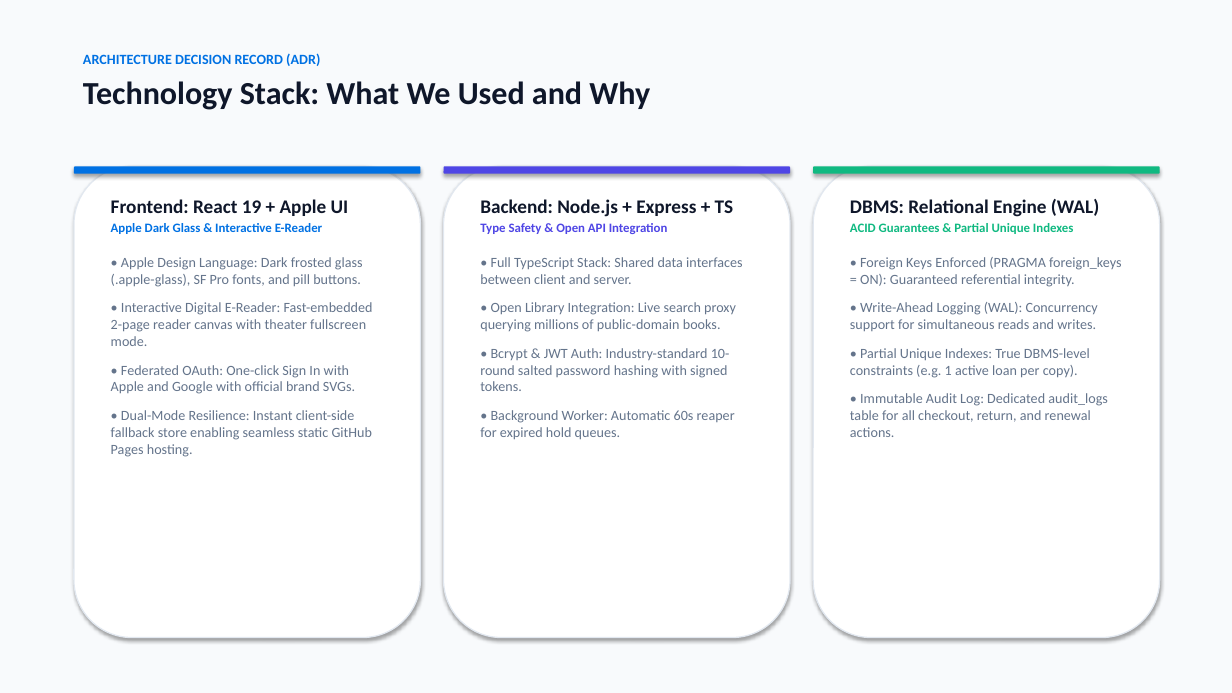
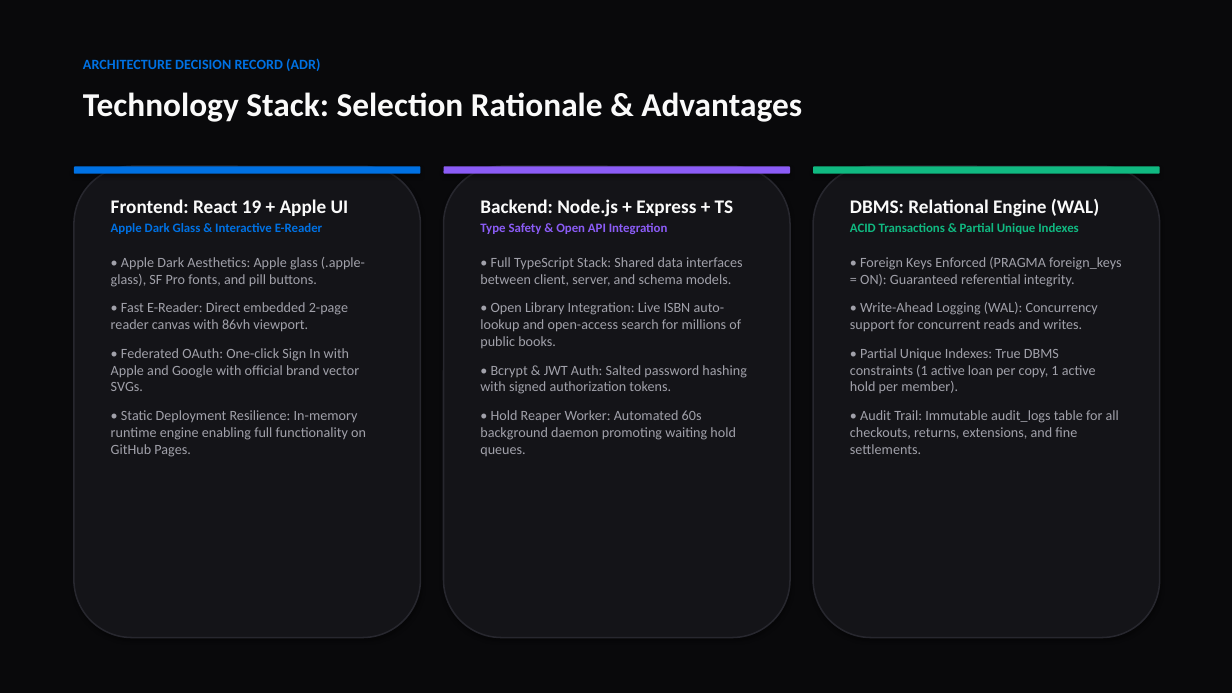
Before and after one commit to themellowhost/library-lending-system, a slide deck: slide 3 of Library_Lending_System_Presentation.pptx. Drawn at 1232x693 pixels with LibreOffice and Linux fonts; fonts in the diff are those of the drawing. Boxes give left, top, right and bottom in pixels: in the first picture for what was removed or moved away, otherwise in the second. Text is boxed around its words. In the diff, an @@ line names an element or a change of style, - is before the commit and + after.

Commit message:
docs: Make presentation 100% dark theme and embed high-res relational ER diagram

```diff
--- a/Library_Lending_System_Presentation.pptx
+++ b/Library_Lending_System_Presentation.pptx
@@ background #FFFFFF to #09090B @@
@@ rectangle removed at bbox=[0, 0, 1232, 693] @@
@@ text added at bbox=[83, 58, 320, 71], 11 pt, text #0071E3, bold @@
+ARCHITECTURE DECISION RECORD (ADR)
@@ text at bbox=[83, 92, 802, 122]: text changed; size 25 to 26 pt; text colour #0F172A to #FAFAFA @@
-ARCHITECTURE DECISION RECORD (ADR)
-Technology Stack: What We Used and Why
+Technology Stack: Selection Rationale & Advantages
@@ rounded rectangle at bbox=[444, 166, 790, 174]: fill #4F46E5 to #8B5CF6 @@
@@ fill #FFFFFF to #141418; outline #E2E8F0 1 pt to #27272E 1.2 pt in 3 elements at bbox=[74, 166, 421, 638], bbox=[444, 166, 790, 638], bbox=[813, 166, 1160, 638] @@
@@ text at bbox=[111, 199, 349, 216]: text colour #0F172A to #FAFAFA in "Frontend: React 19 + Apple UI" @@
@@ text at bbox=[480, 199, 733, 234]: text colour #0F172A to #FAFAFA in "Backend: Node.js + Express + TS"; text colour #4F46E5 to #8B5CF6 in "Type Safety & Open API Integration" @@
@@ text at bbox=[850, 199, 1121, 287]: text colour #0F172A to #FAFAFA in "DBMS: Relational Engine (WAL)"; text colour #64748B to #A1A1AA in "• Foreign Keys Enforced (PRAGMA foreign_keys = ..." @@
@@ text at bbox=[850, 223, 1079, 234]: text changed @@
-ACID Guarantees & Partial Unique Indexes
+ACID Transactions & Partial Unique Indexes
@@ text at bbox=[111, 257, 366, 457]: text changed; text colour #64748B to #A1A1AA @@
-• Apple Design Language: Dark frosted glass (.apple-glass), SF Pro fonts, and pill buttons.
-• Interactive Digital E-Reader: Fast-embedded 2-page reader canvas with theater fullscreen mode.
-• Federated OAuth: One-click Sign In with Apple and Google with official brand SVGs.
-• Dual-Mode Resilience: Instant client-side fallback store enabling seamless static GitHub Pages hosting.
+• Apple Dark Aesthetics: Apple glass (.apple-glass), SF Pro fonts, and pill buttons.
+• Fast E-Reader: Direct embedded 2-page reader canvas with 86vh viewport.
+• Federated OAuth: One-click Sign In with Apple and Google with official brand vector SVGs.
+• Static Deployment Resilience: In-memory runtime engine enabling full functionality on GitHub Pages.
@@ text at bbox=[480, 257, 746, 456]: text changed; text colour #64748B to #A1A1AA @@
-• Full TypeScript Stack: Shared data interfaces between client and server.
-• Open Library Integration: Live search proxy querying millions of public-domain books.
-• Bcrypt & JWT Auth: Industry-standard 10-round salted password hashing with signed tokens.
-• Background Worker: Automatic 60s reaper for expired hold queues.
+• Full TypeScript Stack: Shared data interfaces between client, server, and schema models.
+• Open Library Integration: Live ISBN auto-lookup and open-access search for millions of public books.
+• Bcrypt & JWT Auth: Salted password hashing with signed authorization tokens.
+• Hold Reaper Worker: Automated 60s background daemon promoting waiting hold queues.
@@ text at bbox=[850, 302, 1119, 454]: text changed; text colour #64748B to #A1A1AA @@
-• Write-Ahead Logging (WAL): Concurrency support for simultaneous reads and writes.
-• Partial Unique Indexes: True DBMS-level constraints (e.g. 1 active loan per copy).
-• Immutable Audit Log: Dedicated audit_logs table for all checkout, return, and renewal actions.
+• Write-Ahead Logging (WAL): Concurrency support for concurrent reads and writes.
+• Partial Unique Indexes: True DBMS constraints (1 active loan per copy, 1 active hold per member).
+• Audit Trail: Immutable audit_logs table for all checkouts, returns, extensions, and fine settlements.
```
Also in this commit, not shown: 7 other slides changed, 2 slides added, 2 slides removed, 3 other files.
